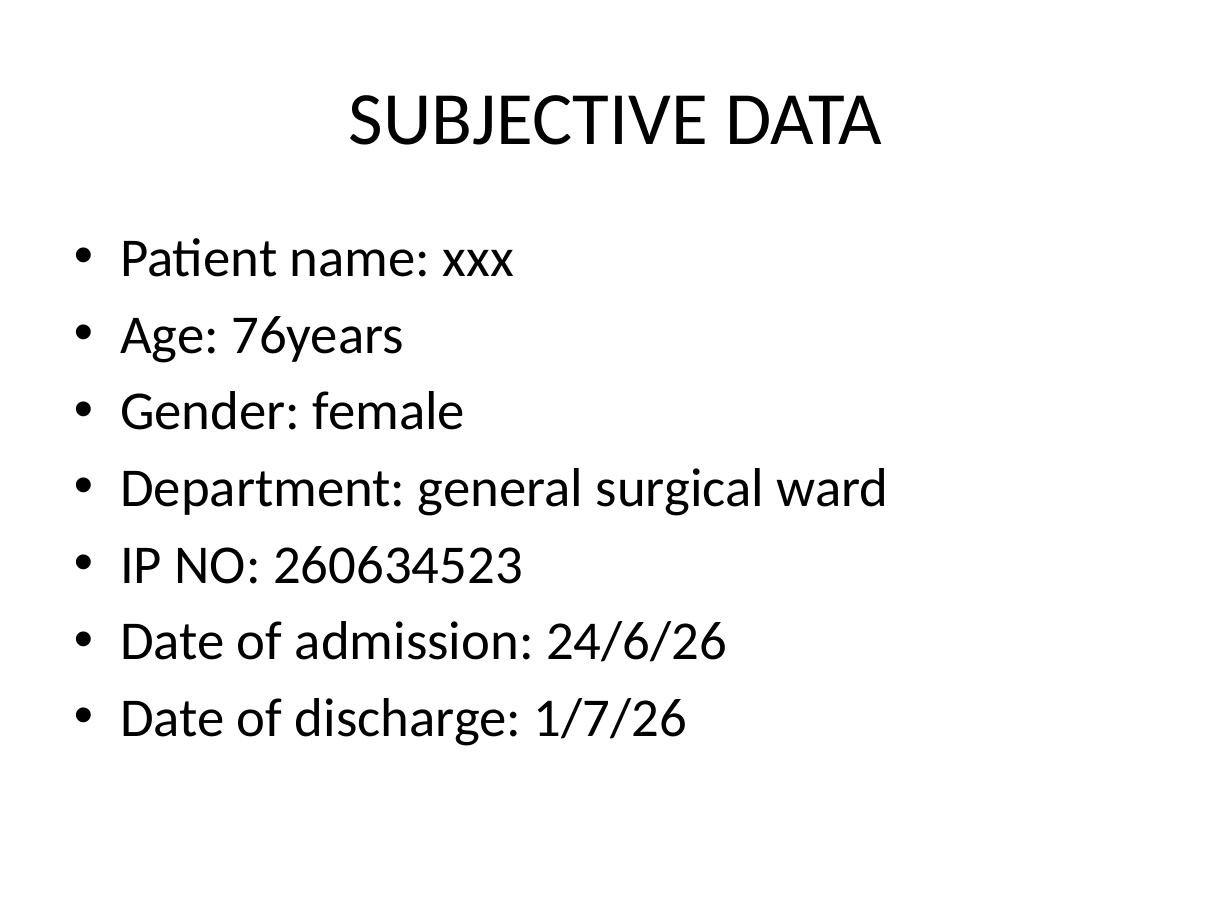
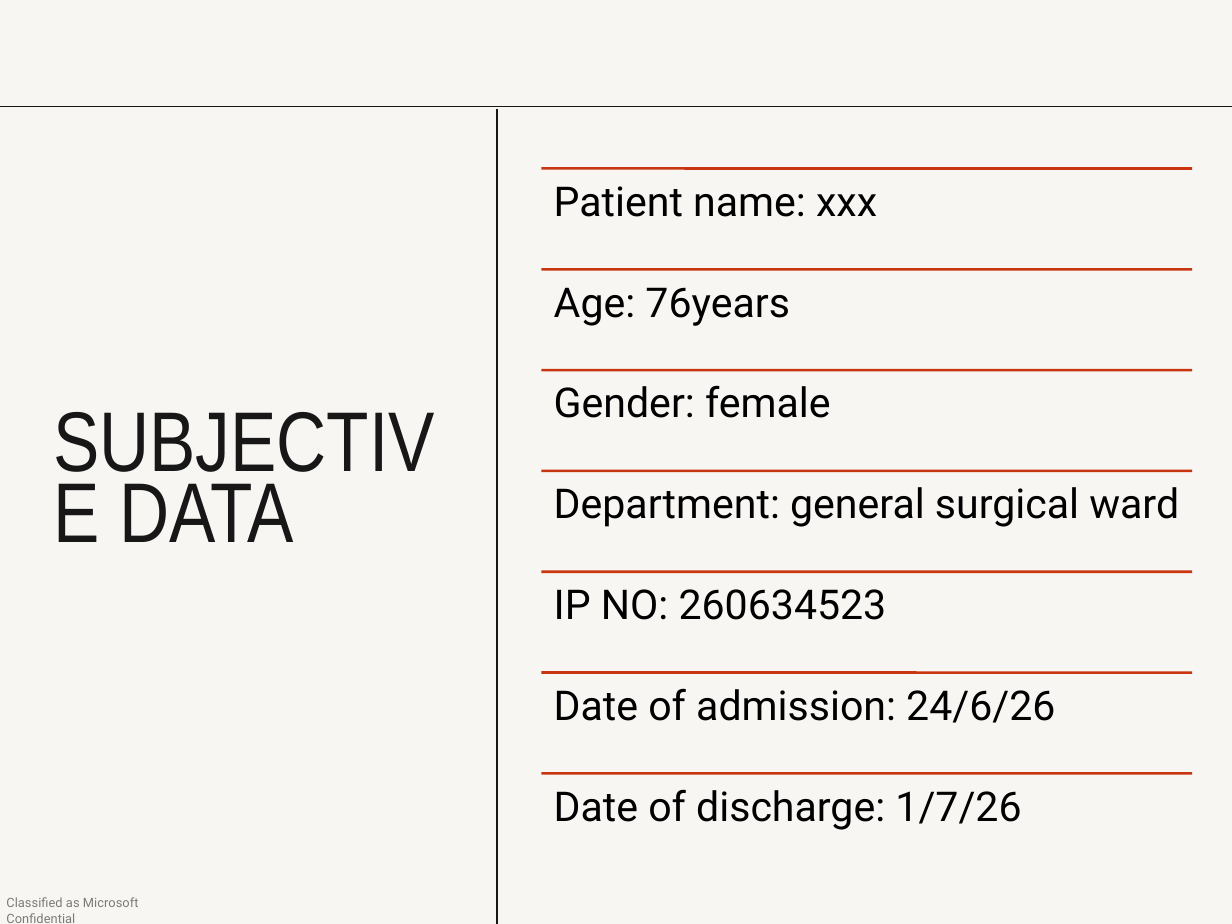
Before and after one commit to VarunSaiSanne/personal, a slide deck: slide 7 of demo.pptx. Drawn at 1232x924 pixels with LibreOffice and Linux fonts; fonts in the diff are those of the drawing. Boxes give left, top, right and bottom in pixels: in the first picture for what was removed or moved away, otherwise in the second. Text is boxed around its words. In the diff, an @@ line names an element or a change of style, - is before the commit and + after.

```diff
--- a/demo.pptx
+++ b/demo.pptx
@@ background #FFFFFF to #F7F6F3 @@
@@ line added from (0, 106) to (1232, 106), #171717 0.75 pt @@
@@ line added from (496, 108) to (496, 924), #171717 0.75 pt @@
@@ text removed at [120,238,888,746] @@
-• Patient name: xxx
-• Age: 76years
-• Gender: female
-• Department: general surgical ward
-• IP NO: 260634523
-• Date of admission: 24/6/26
-• Date of discharge: 1/7/26
@@ title "SUBJECTIVE DATA": place and size @@
-title "SUBJECTIVE DATA" at [349,95,882,145]
+title "SUBJECTIVE DATA" at [119,483,294,542]
@@ title "SUBJECTIVE DATA" at [119,483,294,542]: size 44 to 49.5 pt, font Calibri to Arial Narrow, text colour #000000 to #171717; alignment centre to left; line spacing 1 to 0.7; vertical alignment middle to top @@
@@ group added at [541,169,1193,830]: 7 lines, 7 texts @@
+Patient name: xxx
+Age: 76years
+Gender: female
+Department: general surgical ward
+IP NO: 260634523
+Date of admission: 24/6/26
+Date of discharge: 1/7/26
@@ text added at [6,897,139,923], 7.5 pt, text #000000 at 50% opacity @@
+Classified as Microsoft Confidential
```
Also in this commit, not shown: 16 other slides changed, 15 slides added.
